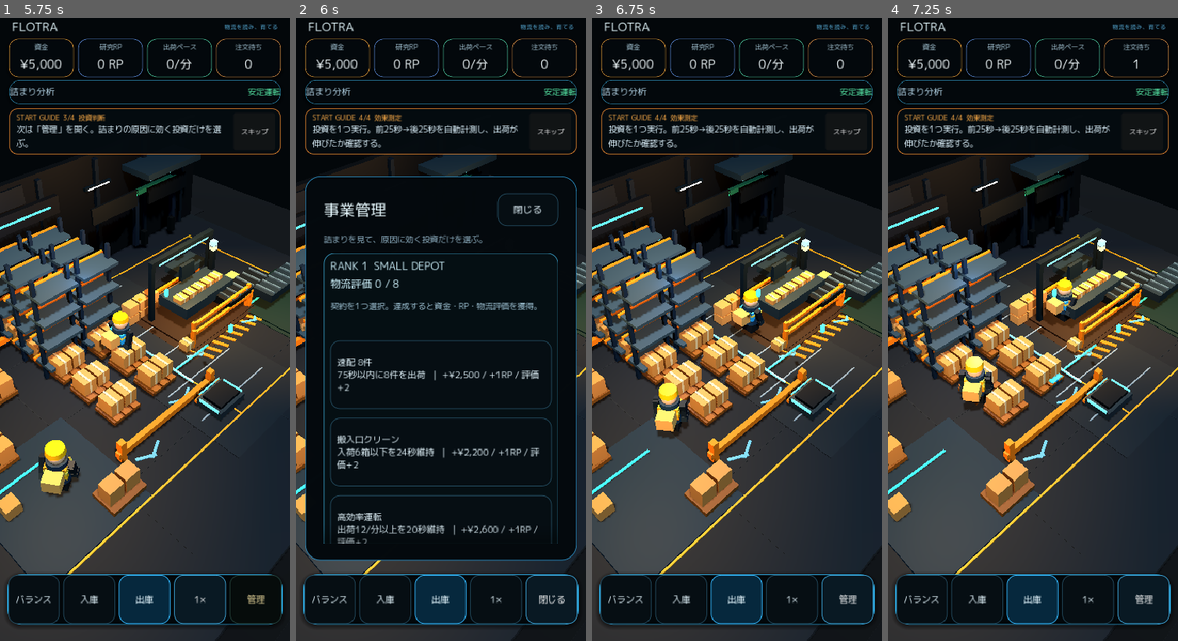
Above: before the commit, frames 1-4 (left to right).
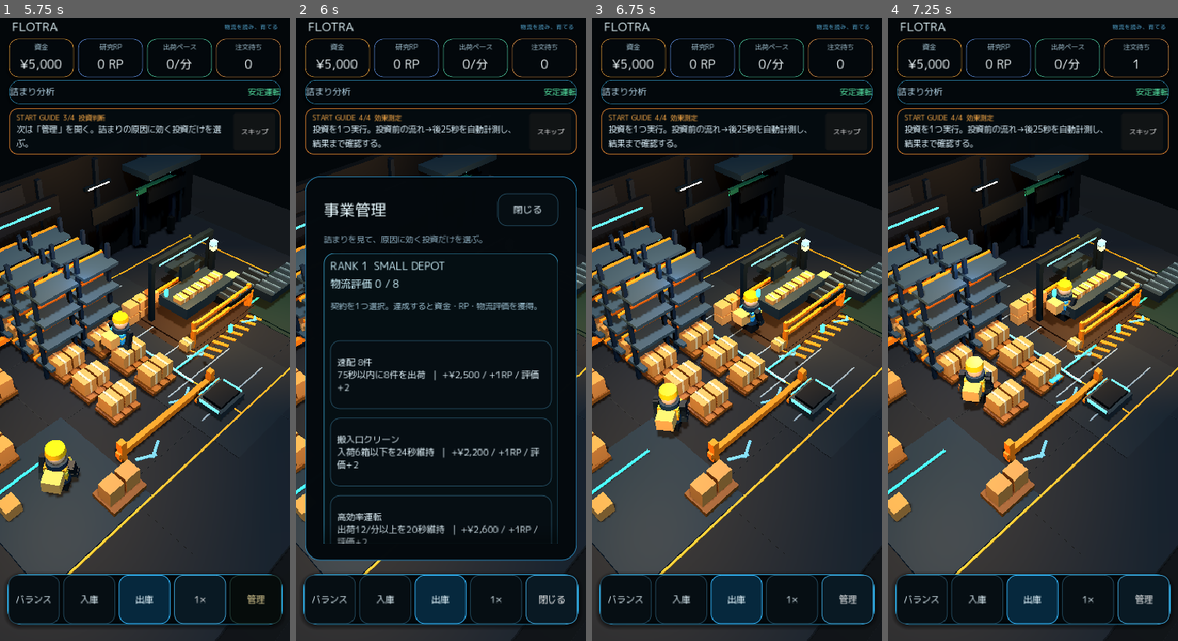
Above: after the commit, the same moments.

Repository: 48wr9f4wgp-lab/Logistics-Boss
Game: Godot game, scene res://scenes/main.tscn
Same seed, same stepped clock (60 frames per second), same inputs: the game is played once before the commit and once after it.
Inputs:
- Up to frame 1 (5.75 s): click "バランス" at 0.5 s; click "入庫" at 1.25 s; click "出庫" at 2 s; click "1×" at 2.75 s; click "2×" at 3.5 s; click "4×" at 4.25 s; click "Ⅱ" at 5 s
- Up to frame 2 (6 s): click "管理" at 5.75 s
- Up to frame 3 (6.75 s): click "閉じる" at 6.5 s
- Up to frame 4 (7.25 s): no input

Frame 1 is identical in both runs. In frame 2, 0.6% of the frame differs, in the area x 5-77%, y 17-21%; in frame 3, 0.6%; in frame 4, 0.6%.

Commit message:
Keep FTUE active through measured result

Diff:
--- a/godot/ui/ftue_coach.gd
+++ b/godot/ui/ftue_coach.gd
@@ -21,6 +21,7 @@
 var _step: int = Step.OBSERVE
 var _observe_elapsed := 0.0
 var _complete_elapsed := 0.0
+var _investment_started := false
 var _persist_completion := true
 var _bound := false
 
@@ -104,6 +105,7 @@
     _step = Step.OBSERVE
     _observe_elapsed = 0.0
     _complete_elapsed = 0.0
+    _investment_started = false
 
     if sim == null or _manage_button == null or _sheet == null:
         visible = false
@@ -169,6 +171,14 @@
         "receiving_annex_purchased",
         "inbound_carrier_program_purchased",
     ] and _step <= Step.INVEST:
+        _investment_started = true
+        if _step < Step.INVEST:
+            _advance_to(Step.INVEST)
+        else:
+            _render_step()
+        return
+
+    if event_type == "measurement_completed" and _step == Step.INVEST and _investment_started:
         _complete_ftue()
 
 
@@ -248,7 +258,11 @@
                 _manage_button.modulate = Color(1.0, 0.86, 0.60)
         Step.INVEST:
             _step_label.text = "START GUIDE  4/4  効果測定"
-            _body_label.text = "投資を1つ実行。前25秒→後25秒を自動計測し、出荷が伸びたか確認する。"
+            _body_label.text = (
+                "計測中。倉庫の流れを観察し、結果の「改善 / 横ばい / 要再判断」まで確認する。"
+                if _investment_started
+                else "投資を1つ実行。投資前の流れ→後25秒を自動計測し、結果まで確認する。"
+            )
         Step.COMPLETE:
             _step_label.text = "CORE LOOP  習得"
             _body_label.text = "観察 → 判断 → 投資 → 測定。結果を見て次のボトルネックへ再投資しよう。"
